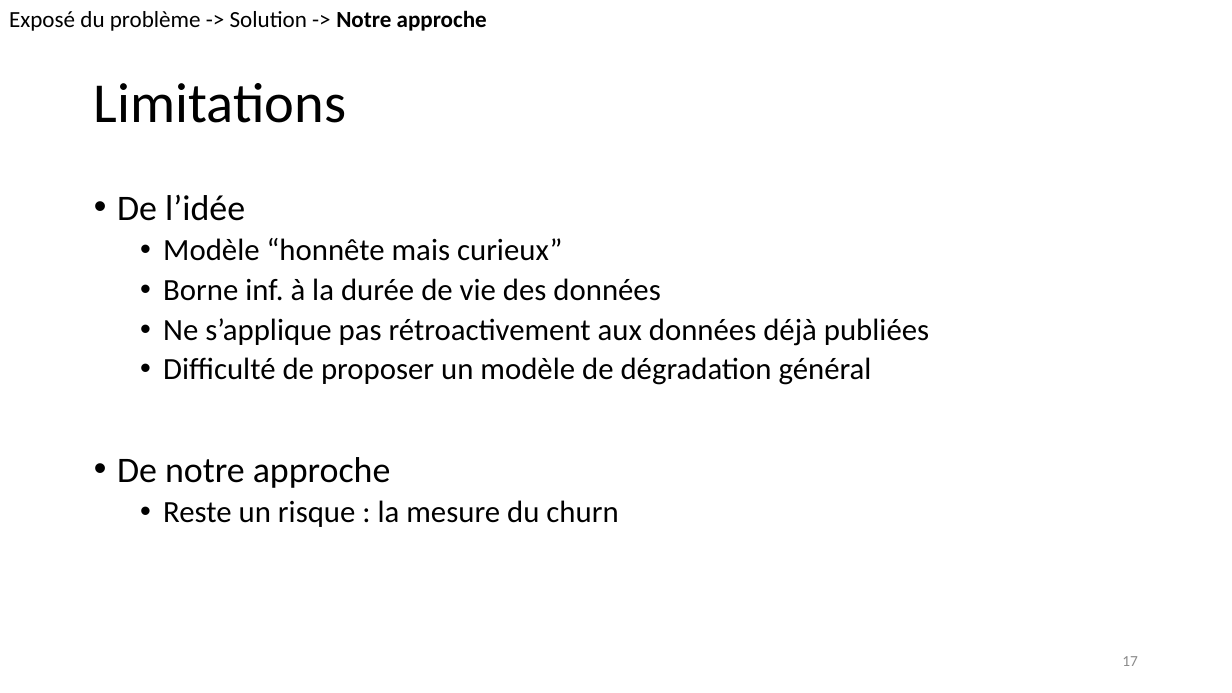
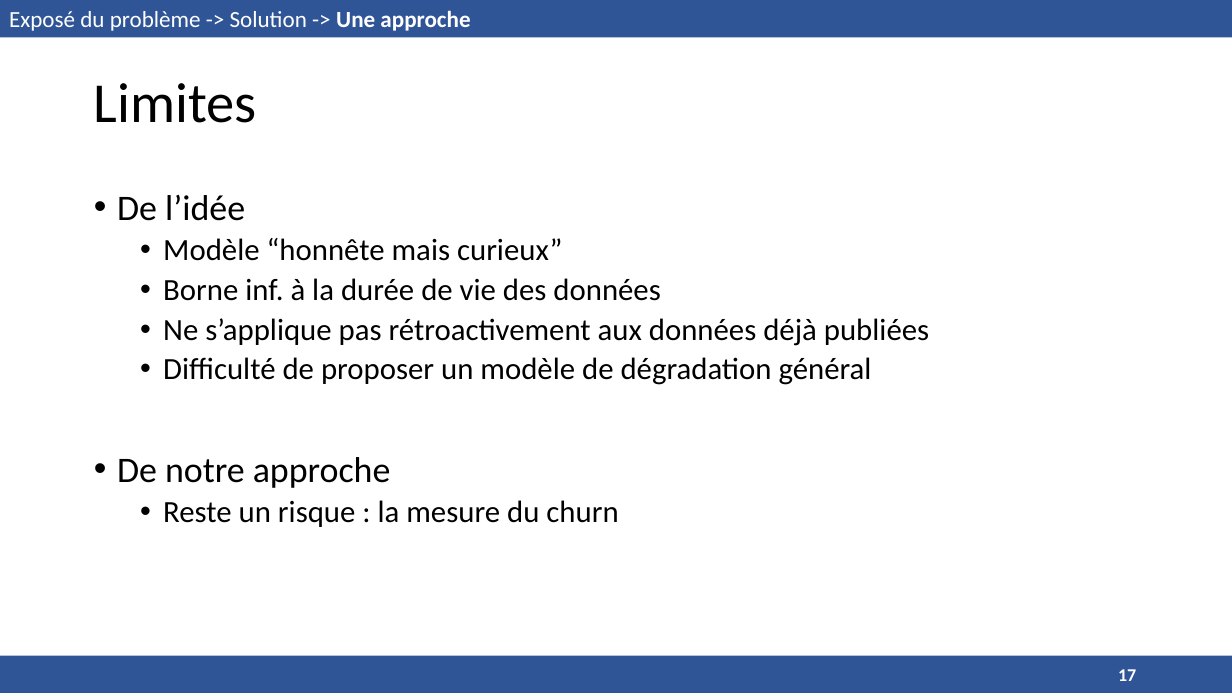
Before and after one commit to ioniATX/DHT_oblivion, a slide deck: slide 17 of présentation.pptx. Drawn at 1232x693 pixels with LibreOffice and Linux fonts; fonts in the diff are those of the drawing. Boxes give left, top, right and bottom in pixels: in the first picture for what was removed or moved away, otherwise in the second. Text is boxed around its words. In the diff, an @@ line names an element or a change of style, - is before the commit and + after.

```diff
--- a/présentation.pptx
+++ b/présentation.pptx
@@ rectangle added at (0, 0, 1232, 37), fill #2F5597 @@
@@ text at (9, 10, 470, 31): text changed; text colour #000000 to #FFFFFF @@
-Exposé du problème -> Solution -> Notre approche
+Exposé du problème -> Solution -> Une approche
@@ title at (94, 83, 257, 123): text changed @@
-Limitations
+Limites
@@ page number: place and size @@
-page number at (1122, 656, 1138, 666)
+page number at (1118, 669, 1136, 681)
@@ page number at (1118, 669, 1136, 681): size 12 to 14 pt, text colour #8C8C8C to #FFFFFF, bold on; alignment right to left @@
@@ rectangle added at (0, 656, 1232, 693), fill #2F5597 @@
```
Also in this commit, not shown: 17 other slides changed.
